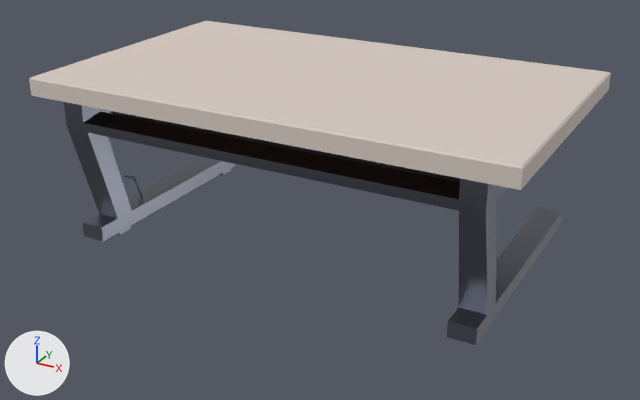
What one commit did to the FBX model Assets/Models/banco.fbx.
One viewpoint serves both versions: a 50 mm lens placed at (0.662, -1.213, 0.401), pointed at (0.019, -0.045, -0.182). Every picture has the same lights, and +X, +Y and +Z are marked at lower left. The first picture is the older version. Vertices at exactly the same position are counted once.
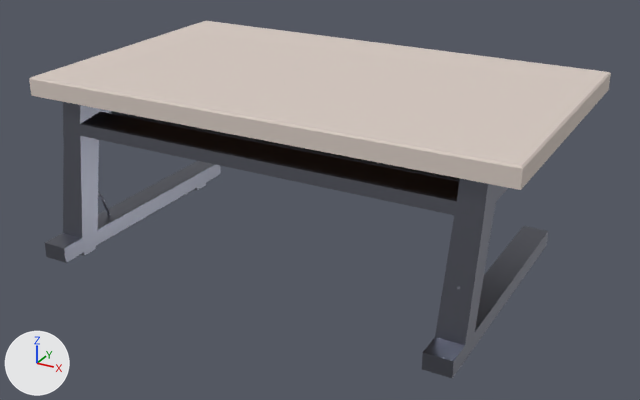
The edits, one by one:
me_cube_001 is used by ob_cube; location (0.0, -0.02, -0.1).
me_cube_001 had 1844 vertices, 1242 faces and spanned x -0.4..0.4, y -0.218..0.258, z -0.174..0.115.
me_cube_001 now has 1844 vertices, 1242 faces and spans x -0.4..0.4, y -0.276..0.258, z -0.174..0.115.
me_cube_001 part 1: the loose piece of 256 vertices spanning x -0.335..-0.33, y -0.134..-0.048, z -0.153..-0.063 is moved by (0.0, -0.088, 0.0).
me_cube_001 part 2: all 20 vertices in x -0.351..-0.309, y -0.188..-0.11, z -0.174..-0.14 are moved by (0.0, -0.088, 0.0).
me_cube_001 part 3: all 20 vertices in x -0.351..-0.309, y 0.169..0.248, z -0.174..-0.14 are moved by (0.0, -0.088, 0.0).
me_cube_001 part 4: all 20 vertices in x 0.309..0.351, y -0.188..-0.11, z -0.174..-0.14 are moved by (0.0, -0.088, 0.0).
me_cube_001 part 5: all 20 vertices in x 0.309..0.351, y 0.169..0.248, z -0.174..-0.14 are moved by (0.0, -0.088, 0.0).
me_cube_001 part 6: all 4 vertices in x -0.353..0.353, y -0.19, z 0.014..0.028 are moved by (0.0, -0.016, 0.0).
me_cube_001 part 7: all 4 vertices in x -0.353..0.353, y -0.15, z 0.014..0.028 are moved by (0.0, -0.013, 0.0).
me_cube_001 part 8: all 4 vertices in x -0.353..0.353, y -0.197..-0.196, z 0.037..0.047 are moved by (0.0, -0.007, 0.0).
Other edits to the shape of me_cube_001 do not show in these pictures.

Where the change shows, as pixel boxes (x1, y1, x2, y2) in the pictures (640 x 400 px; the box of a moved part takes in the faces that stretch with it):
'Cube', reshaped (10% taller)
    before: (29, 21, 611, 345)
    after: (29, 21, 611, 378)
part 1 of me_cube_001, moved or reshaped
    before: (120, 174, 143, 198)
    after: (98, 193, 111, 215)
part 2 of me_cube_001, moved or reshaped
    before: (82, 211, 133, 241)
    after: (45, 230, 99, 263)
part 3 of me_cube_001, moved or reshaped
    before: (128, 157, 237, 224)
    after: (98, 161, 221, 244)
part 4 of me_cube_001, moved or reshaped
    before: (447, 304, 496, 345)
    after: (422, 333, 475, 378)
part 5 of me_cube_001, moved or reshaped
    before: (494, 207, 562, 319)
    after: (473, 226, 548, 349)
part 6 of me_cube_001, moved or reshaped
    before: (71, 133, 487, 315)
    after: (63, 136, 482, 345)
part 7 of me_cube_001, moved or reshaped (mostly hidden)
    before: (88, 133, 496, 315)
    after: (80, 136, 493, 345)
part 8 of me_cube_001, moved or reshaped
    before: (64, 102, 498, 226)
    after: (63, 102, 498, 231)
